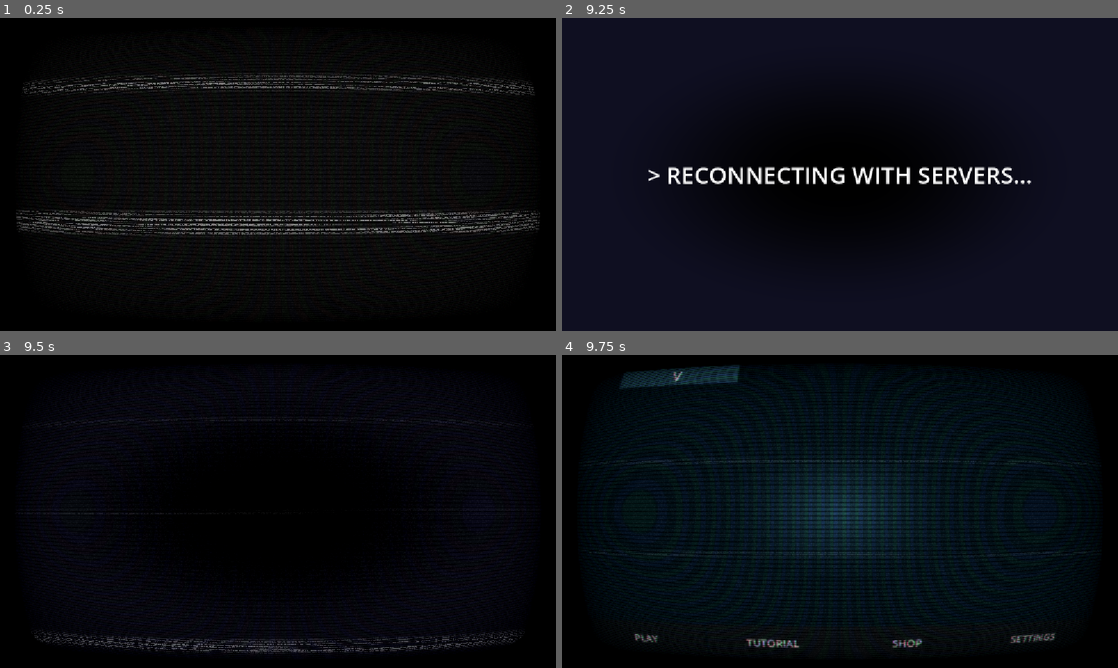
Above: before the commit, frames 1-4 (two rows, left to right).
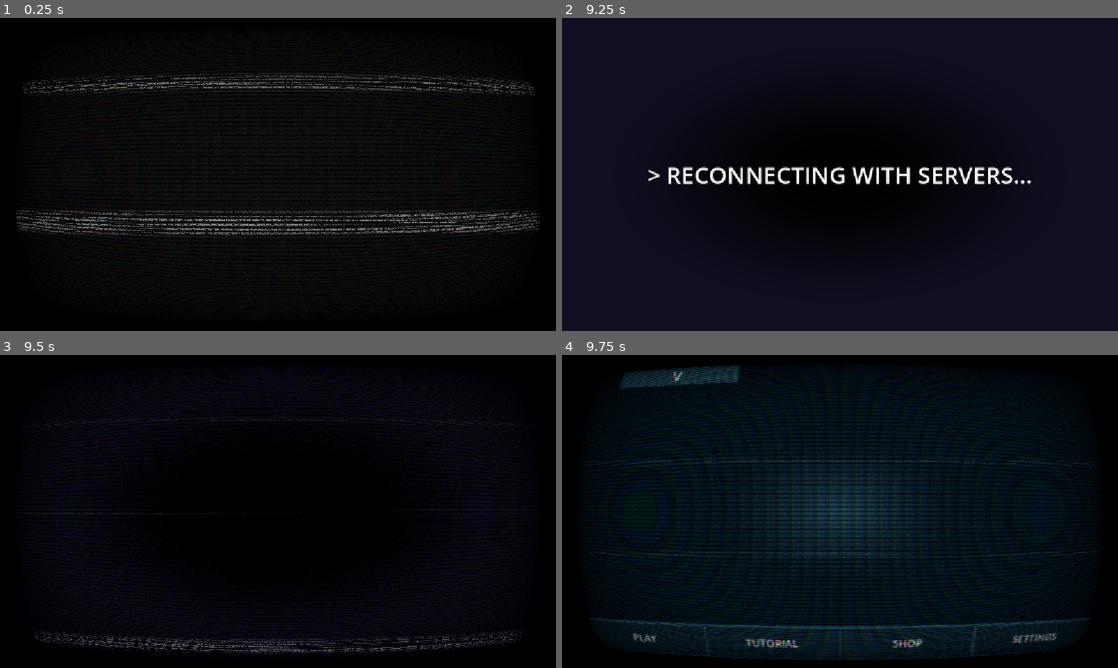
Above: after the commit, the same moments.

Repository: Martisos/Data-Hack-Minigame
Game: Godot game, scene res://scenes/game_over.tscn
The game is run twice, just before and just after one commit, with the same random seed, the same clock (stepped at 60 frames per second) and the same inputs. This scene is started directly instead of the project's main scene.
Inputs (mouse positions are in pixels of both pictures, inside the frame that each line leads up to):
- Up to frame 1 (0.25 s): no input
- Up to frame 2 (9.25 s): tap Enter at 0.5 s; move the mouse to (962, 158) at 0.52 s; hold Right 0.53-1.28 s; tap Alt every 1.5 s from 0.6 to 8.1 s; click (962, 158) at 0.67 s; move the mouse to (728, 190) at 1.27 s; hold Down 1.28-2.03 s; tap Shift every 1.5 s from 1.35 to 7.35 s; move the mouse to (895, 105) at 2.02 s; hold Right 2.03-2.78 s; move the mouse to (812, 237) at 2.77 s; hold Up 2.78-3.53 s; click (812, 237) at 2.92 s; move the mouse to (1006, 221) at 3.52 s; hold Left 3.53-5.03 s; move the mouse to (673, 127) at 4.27 s; move the mouse to (867, 174) at 5.02 s; hold Down 5.03-5.78 s; click (867, 174) at 5.17 s; move the mouse to (756, 96) at 5.77 s; hold Right 5.78-6.53 s; move the mouse to (962, 158) at 6.52 s; hold Up 6.53-7.28 s; move the mouse to (728, 190) at 7.27 s; hold Right 7.28-8.03 s; click (728, 190) at 7.42 s; move the mouse to (895, 105) at 8.02 s; hold Down 8.03-8.75 s; click "GO TO MENU" at 8.75 s
- Up to frame 3 (9.5 s): no input
- Up to frame 4 (9.75 s): click "PLAY" at 9.5 s

Frames 1-3 are identical in both runs. In frame 4, 1.8% of the frame differs, in the area x 4-95%, y 84-98%.

Commit message:
Final Upgrades

Diff:
--- a/scenes/menu.tscn
+++ b/scenes/menu.tscn
@@ -2,7 +2,9 @@
 
 [ext_resource type="Script" uid="uid://bcigapopdiblk" path="res://scripts/menu/menu.gd" id="1_yqeox"]
 [ext_resource type="Shader" uid="uid://d1obtfdchm4m3" path="res://shaders/gradient.gdshader" id="2_vjb58"]
+[ext_resource type="StyleBox" uid="uid://c7c3f4tdlaylu" path="res://themes/button_game_over_normal.tres" id="3_v86rl"]
 [ext_resource type="PackedScene" uid="uid://eh2cdt8d5oud" path="res://scenes/menu/settings.tscn" id="4_4ytvr"]
+[ext_resource type="StyleBox" uid="uid://emkbya18hc2u" path="res://themes/button_game_over_pressed.tres" id="4_13sgg"]
 [ext_resource type="PackedScene" uid="uid://b1os3fgq146le" path="res://scenes/menu/shop.tscn" id="4_mhnvy"]
 [ext_resource type="PackedScene" uid="uid://b0gooq1uaw7vn" path="res://scenes/menu/StatsWindow.tscn" id="5_4ytvr"]
 
@@ -55,30 +57,43 @@
 offset_right = 576.0
 grow_horizontal = 2
 grow_vertical = 0
+theme_override_constants/separation = 15
 alignment = 1
 
 [node name="PlayButton" type="Button" parent="Control/VBoxContainer" unique_id=571499666]
 layout_mode = 2
 size_flags_horizontal = 3
 theme_override_font_sizes/font_size = 24
+theme_override_styles/normal = ExtResource("3_v86rl")
+theme_override_styles/pressed = ExtResource("4_13sgg")
+theme_override_styles/hover = ExtResource("4_13sgg")
 text = "PLAY"
 
 [node name="TutorialButton" type="Button" parent="Control/VBoxContainer" unique_id=1334116581]
 layout_mode = 2
 size_flags_horizontal = 3
 theme_override_font_sizes/font_size = 24
+theme_override_styles/normal = ExtResource("3_v86rl")
+theme_override_styles/pressed = ExtResource("4_13sgg")
+theme_override_styles/hover = ExtResource("4_13sgg")
 text = "TUTORIAL"
 
 [node name="ShopButton" type="Button" parent="Control/VBoxContainer" unique_id=1232741697]
 layout_mode = 2
 size_flags_horizontal = 3
 theme_override_font_sizes/font_size = 24
+theme_override_styles/normal = ExtResource("3_v86rl")
+theme_override_styles/pressed = ExtResource("4_13sgg")
+theme_override_styles/hover = ExtResource("4_13sgg")
 text = "SHOP"
 
 [node name="OptionsButton" type="Button" parent="Control/VBoxContainer" unique_id=587551361]
 layout_mode = 2
 size_flags_horizontal = 3
 theme_override_font_sizes/font_size = 24
+theme_override_styles/normal = ExtResource("3_v86rl")
+theme_override_styles/pressed = ExtResource("4_13sgg")
+theme_override_styles/hover = ExtResource("4_13sgg")
 text = "SETTINGS"
 
 [node name="StatsWindow" parent="." unique_id=27337706 instance=ExtResource("5_4ytvr")]
--- a/scenes/menu/upgrade.tscn
+++ b/scenes/menu/upgrade.tscn
@@ -119,6 +119,7 @@
 layout_mode = 0
 offset_right = 310.0
 offset_bottom = 96.0
+theme_override_font_sizes/font_size = 32
 theme_override_styles/normal = SubResource("StyleBoxFlat_kb7tl")
 
 [connection signal="pressed" from="BuyButton" to="." method="_on_buy_button_pressed"]
--- a/scripts/game/game_over.gd
+++ b/scripts/game/game_over.gd
@@ -69,6 +69,7 @@
 	await get_tree().create_timer(1).timeout
 
 	show_ui_cutscene()
+	save_stats()
 
 func starting_cutscene() -> void:
 	death_message.text = ""
@@ -136,6 +137,14 @@
 	Upgrades.apply_upgrades()
 	points *= Upgrades.additional_multiplier
 
+func save_stats() -> void:
+	Stats.add_global_points(points)
+
+	if Stats.highest_layer < layer:
+		Stats.change_highest_layer(layer)
+
+	if Stats.top_points < points:
+		Stats.set_top_points(points)
 
 func _on_again_button_pressed() -> void:
 	Transition.change_scene("res://scenes/main_game.tscn")
--- a/scripts/menu/stats.gd
+++ b/scripts/menu/stats.gd
@@ -1,14 +1,17 @@
 extends Node
 
+signal global_points_changed
+
 var layer: int = 1
-var highest_layer: int = 13
-var global_points: int = 123321
+var highest_layer: int = 0
+var global_points: int = 0
 var points_this_run: int = 0
 var top_points: int = 0
 
 
 func add_global_points(amount: int) -> void:
 	global_points += amount
+	global_points_changed.emit()
 
 func add_points_this_run(amount: int) -> void:
 	points_this_run += amount
@@ -21,6 +24,7 @@
 		return false
 	else:
 		global_points -= amount
+		global_points_changed.emit()
 		return true
 
 func reset_layer() -> void:
@@ -29,5 +33,8 @@
 func next_layer() -> void:
 	layer += 1
 
-func change_highest_layer() -> void:
-	if layer > highest_layer: highest_layer = layer
+func change_highest_layer(number: int) -> void:
+	if number > highest_layer: highest_layer = number
+
+func set_top_points(amount: int) -> void:
+	top_points = amount
--- a/scripts/menu/stats_window.gd
+++ b/scripts/menu/stats_window.gd
@@ -8,11 +8,28 @@
 var original_position: Vector2 = Vector2.ZERO
 var shown: bool = false
 
+var displayed_points: int = 0
+var points_tween: Tween
+
 func _ready() -> void:
 	original_position = global_position
 	points_label_score.text = "%09d" % Stats.global_points
 	layer_label_score.text = "%02d" % Stats.highest_layer
 	top_run_points_score.text = "%09d" % Stats.top_points
+
+	Stats.global_points_changed.connect(animate_points_change)
+
+func animate_points_change() -> void:
+	if points_tween:
+		points_tween.kill()
+
+	points_tween = create_tween()
+
+	points_tween.tween_method(
+		func(val: int):
+			displayed_points = val
+			points_label_score.text = "%09d" % val,displayed_points,Stats.global_points,0.5).set_trans(Tween.TRANS_CUBIC).set_ease(Tween.EASE_OUT)
+
 
 func close() -> void:
 	if shown:
@@ -22,6 +39,8 @@
 
 func _on_grab_mouse_entered() -> void:
 	points_label_score.text = "%09d" % Stats.global_points
+	layer_label_score.text = "%02d" % Stats.highest_layer
+	top_run_points_score.text = "%09d" % Stats.top_points
 	shown = !shown
 	var tween = create_tween()
 	if shown:
--- a/scripts/upgrade.gd
+++ b/scripts/upgrade.gd
@@ -4,6 +4,7 @@
 @onready var icon_texture_rect: TextureRect = $IconTextureRect
 @onready var levels_container: HBoxContainer = $LevelsContainer
 @onready var cost_label: Label = $CostLabel
+@onready var buy_button: Button = $BuyButton
 
 var title: String = ""
 var max_level: int = 5
@@ -11,6 +12,7 @@
 var texture: Texture2D
 var cost: int = 0
 var cost_multiplier: float = 1.0
+var is_disabled: bool = false
 
 func _ready() -> void:
 	title_label.text = title
@@ -35,6 +37,7 @@
 			rect.color = Color(0.3, 0.3, 0.3, 0.5)
 
 		levels_container.add_child(rect)
+		update_ui()
 
 
 func setup(new_title: String, new_max_level:int, new_current_level: int, icon: Texture2D, new_cost: int, new_cost_multiplier: float ) -> void:
@@ -46,9 +49,57 @@
 	cost_multiplier = new_cost_multiplier
 
 
+	for upgrade in Upgrades.upgrades:
+			if title == upgrade["title"]:
+				is_disabled = upgrade.get("disabled", false)
+				break
+
+func get_current_cost() -> int:
+	return int(cost * (cost_multiplier ** current_level))
+
+func update_ui() -> void:
+
+	if is_disabled:
+		buy_button.text = "NOT IN DEMO"
+		buy_button.disabled = true
+		buy_button.modulate = Color.RED
+		icon_texture_rect.modulate = Color(0.6, 0.6, 0.6, 0.8)
+		return
+
+	if current_level >= max_level:
+		cost_label.text = ""
+	else:
+		cost_label.text = str(get_current_cost())
+
+	var rects = levels_container.get_children()
+	for i in range(rects.size()):
+		var rect = rects[i] as ColorRect
+		if i < current_level:
+			rect.color = Color("CBB9A8")
+		else:
+			rect.color = Color(0.3, 0.3, 0.3, 0.5)
+
 func _on_buy_button_pressed() -> void:
-	for upgrade in Upgrades.upgrades:
-		if upgrade["current_level"] < upgrade["max_level"]:
+
+	if current_level >= max_level: return
+
+	var current_cost = get_current_cost()
+
+	if Stats.remove_global_points(current_cost):
+		for upgrade in Upgrades.upgrades:
 			if title == upgrade["title"]:
-				Stats.remove_global_points(cost)
 				upgrade["current_level"] += 1
+				current_level = upgrade["current_level"]
+				animate_bought_rect(current_level - 1)
+				break
+
+	Upgrades.apply_upgrades()
+	update_ui()
+
+func animate_bought_rect(index: int) -> void:
+	var rects = levels_container.get_children()
+	if index >= 0 and index < rects.size():
+		var rect = rects[index]
+		var tween = create_tween()
+		tween.tween_property(rect, "scale", Vector2(1.3, 1.3), 0.1)
+		tween.tween_property(rect, "scale", Vector2(1.0, 1.0), 0.1)
--- a/scripts/upgrades.gd
+++ b/scripts/upgrades.gd
@@ -7,34 +7,75 @@
 	{
 		"title" : "Additional 5s",
 		"max_level" : 5,
-		"current_level" : 5,
+		"current_level" : 0,
 		"icon" : preload("uid://c1syjbms8er6r"),
 		"cost" : 5000,
-		"cost_multiplier" : 2
+		"cost_multiplier" : 2,
+		"disabled" : false,
 	},
 	{
 		"title" : "Additional Bonus 1s",
 		"max_level" : 3,
-		"current_level" : 1,
+		"current_level" : 0,
 		"icon" : preload("uid://c1syjbms8er6r"),
 		"cost" : 75000,
-		"cost_multiplier" : 1.4
+		"cost_multiplier" : 1.4,
+		"disabled" : false,
 	},
 	{
 		"title" : "+ 1.2 PTS Multiplier",
 		"max_level" : 5,
-		"current_level" : 3,
+		"current_level" : 0,
 		"icon" : preload("uid://c1syjbms8er6r"),
 		"cost" : 25000,
-		"cost_multiplier" : 1.3
+		"cost_multiplier" : 1.3,
+		"disabled" : false,
 	},
 	{
 		"title" : "Additional Memory",
 		"max_level" : 2,
-		"current_level" : 2,
+		"current_level" : 0,
 		"icon" : preload("uid://c1syjbms8er6r"),
 		"cost" : 50000,
-		"cost_multiplier" : 2.0
+		"cost_multiplier" : 2.0,
+		"disabled" : false,
+	},
+	{
+		"title" : "Emergency Reboot",
+		"max_level" : 1,
+		"current_level" : 0,
+		"icon" : preload("uid://c1syjbms8er6r"),
+		"cost" : 0,
+		"cost_multiplier" : 2.0,
+		"disabled" : true,
+	},
+	{
+		"title" : "Signal Decryptor",
+		"max_level" : 2,
+		"current_level" : 0,
+		"icon" : preload("uid://c1syjbms8er6r"),
+		"cost" : 0,
+		"cost_multiplier" : 2.0,
+		"disabled" : true,
+	},
+	{
+		"title" : "CTRL + Z",
+		"max_level" : 3,
+		"current_level" : 0,
+		"icon" : preload("uid://c1syjbms8er6r"),
+		"cost" : 0,
+		"cost_multiplier" : 2.0,
+		"disabled" : true,
+	}
+	,
+	{
+		"title" : "Show Me The Path",
+		"max_level" : 3,
+		"current_level" : 0,
+		"icon" : preload("uid://c1syjbms8er6r"),
+		"cost" : 0,
+		"cost_multiplier" : 2.0,
+		"disabled" : true,
 	}
 ]
 
